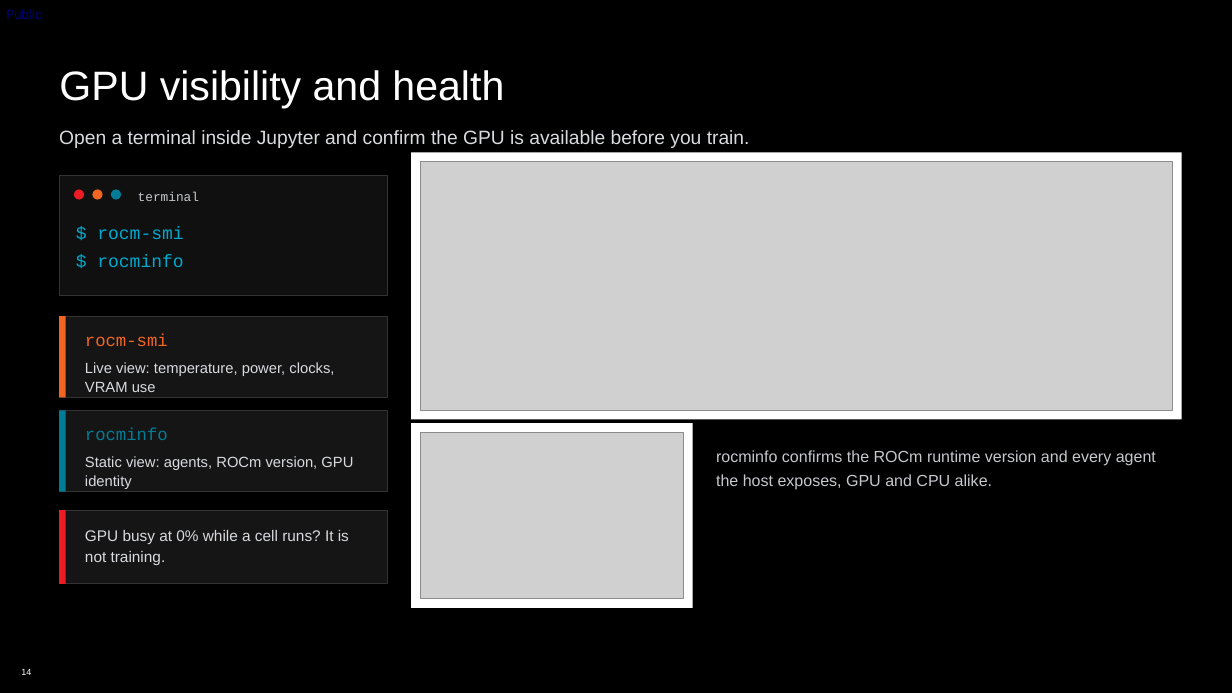
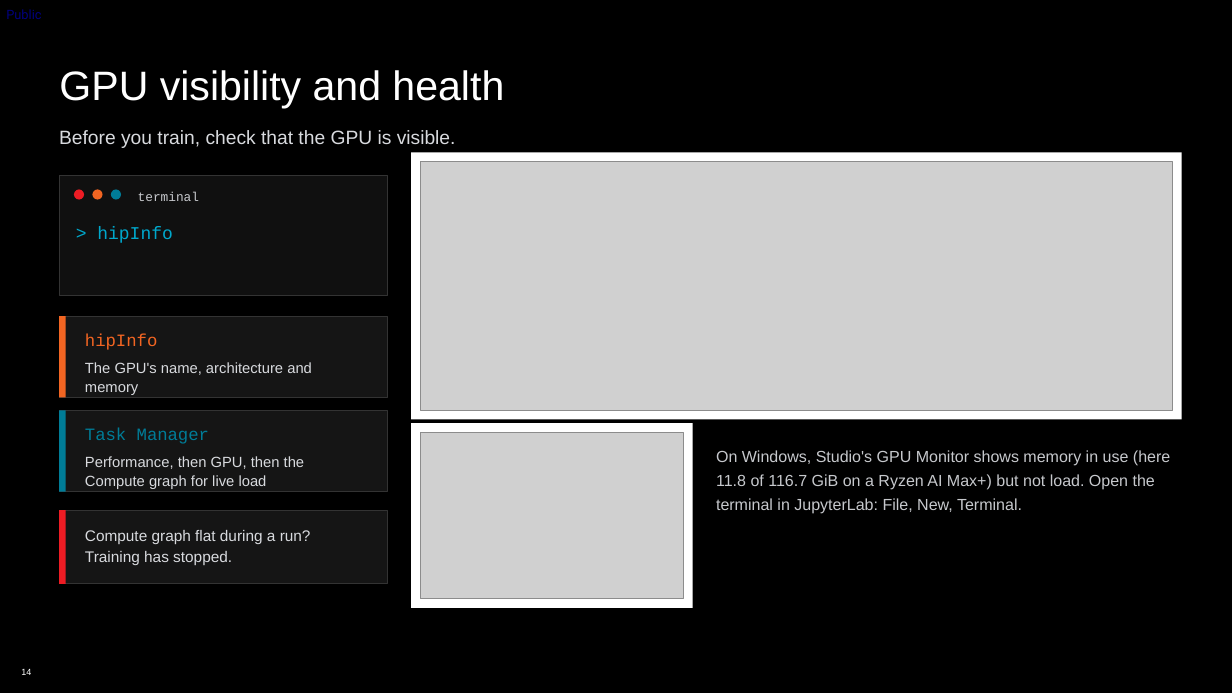
Before and after one commit to TwelveNights/Unsloth-RL-Workshop-on-Radeon, a slide deck: slide 14 of docs/AMD-Unsloth-Studio-Fine-tuning.pptx. Drawn at 1232x693 pixels with LibreOffice and Linux fonts; fonts in the diff are those of the drawing; grey boxes stand for pictures; background and template pictures are left out. Boxes give left, top, right and bottom in pixels: in the first picture for what was removed or moved away, otherwise in the second. Text is boxed around its words. In the diff, an @@ line names an element or a change of style, - is before the commit and + after.

```diff
--- a/docs/AMD-Unsloth-Studio-Fine-tuning.pptx
+++ b/docs/AMD-Unsloth-Studio-Fine-tuning.pptx
@@ text at <box>59,130,456,148</box>: text changed @@
-Open a terminal inside Jupyter and confirm the GPU is available before you train.
+Before you train, check that the GPU is visible.
@@ text at <box>97,226,173,243</box>: text changed @@
-$ rocm-smi
-$ rocminfo
+> hipInfo
@@ text at <box>85,334,157,350</box>: text changed @@
-rocm-smi
+hipInfo
@@ text at <box>85,362,312,395</box>: text changed @@
-Live view: temperature, power, clocks, VRAM use
+The GPU's name, architecture and memory
@@ text at <box>85,428,209,444</box>: text changed @@
-rocminfo
+Task Manager
@@ text at <box>85,456,305,489</box>: text changed @@
-Static view: agents, ROCm version, GPU identity
+Performance, then GPU, then the Compute graph for live load
@@ text at <box>716,450,1170,514</box>: text changed @@
-rocminfo confirms the ROCm runtime version and every agent the host exposes, GPU and CPU alike.
+On Windows, Studio's GPU Monitor shows memory in use (here 11.8 of 116.7 GiB on a Ryzen AI Max+) but not load. Open the terminal in JupyterLab: File, New, Terminal.
@@ text at <box>85,530,311,565</box>: text changed @@
-GPU busy at 0% while a cell runs? It is not training.
+Compute graph flat during a run? Training has stopped.
```
Also in this commit, not shown: 9 other slides changed, 10 other files.
